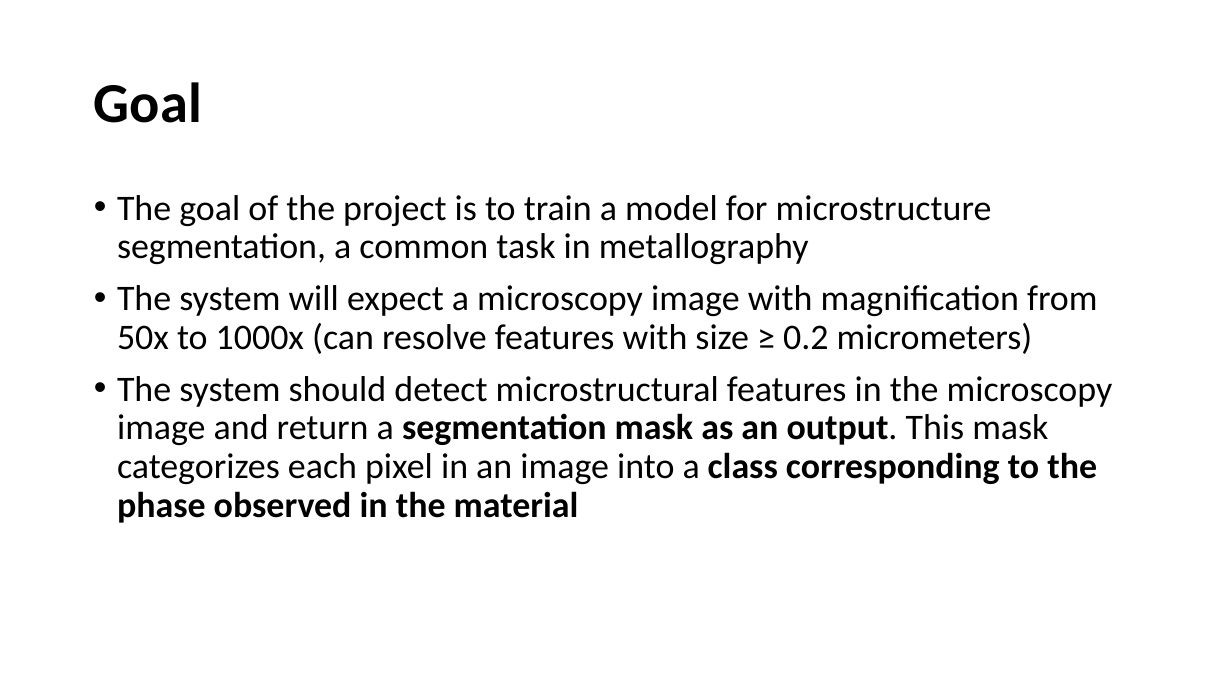
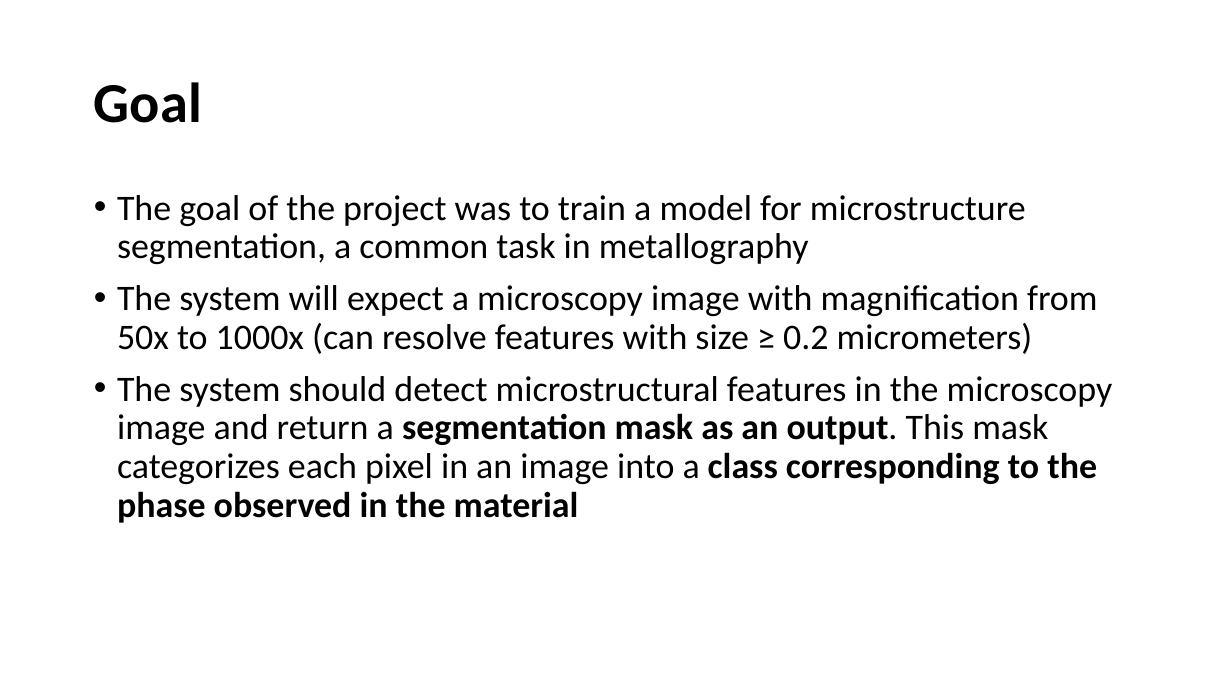
Before and after one commit to rzambrano1/microstructure_semantic_segmentation, a slide deck: slide 2 of Presentation/Semantic Segmentation with Deep Learning for Microstructural Characterization.pptx. Drawn at 1232x693 pixels with LibreOffice and Linux fonts; fonts in the diff are those of the drawing. Boxes give left, top, right and bottom in pixels: in the first picture for what was removed or moved away, otherwise in the second. Text is boxed around its words. In the diff, an @@ line names an element or a change of style, - is before the commit and + after.

```diff
--- a/Presentation/Semantic Segmentation with Deep Learning for Microstructural Characterization.pptx
+++ b/Presentation/Semantic Segmentation with Deep Learning for Microstructural Characterization.pptx
@@ text at <box>117,195,1026,264</box>: text changed @@
-• The goal of the project is to train a model for microstructure segmentation, a common task in metallography
+• The goal of the project was to train a model for microstructure segmentation, a common task in metallography
```
Also in this commit, not shown: 3 other slides changed, 3 other files.
